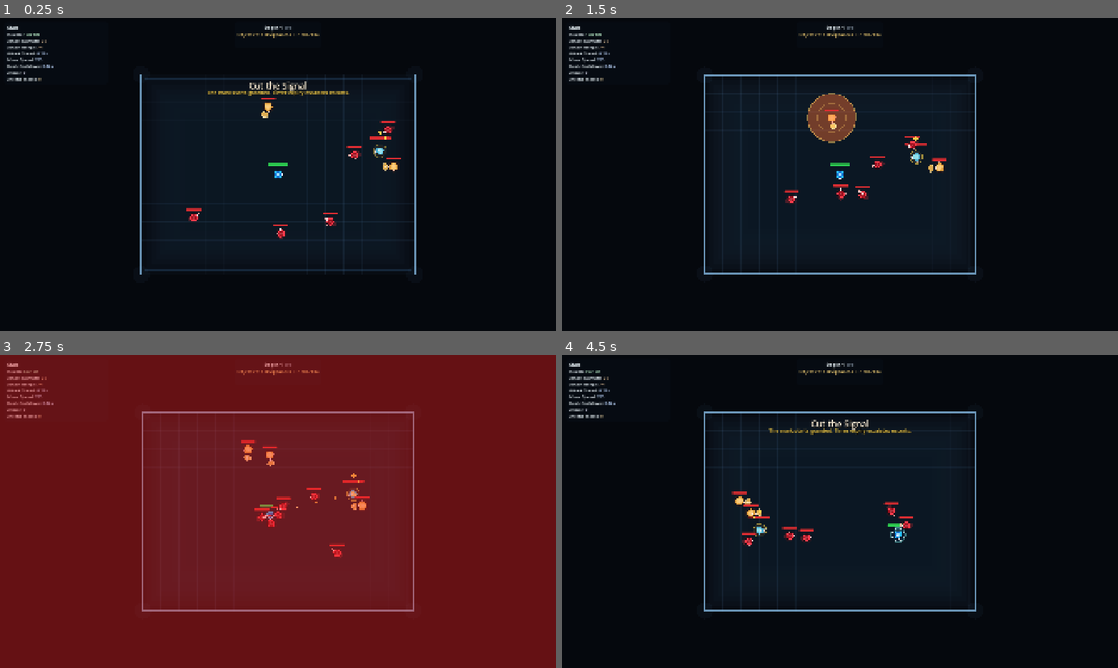
Above: before the commit, frames 1-4 (two rows, left to right).
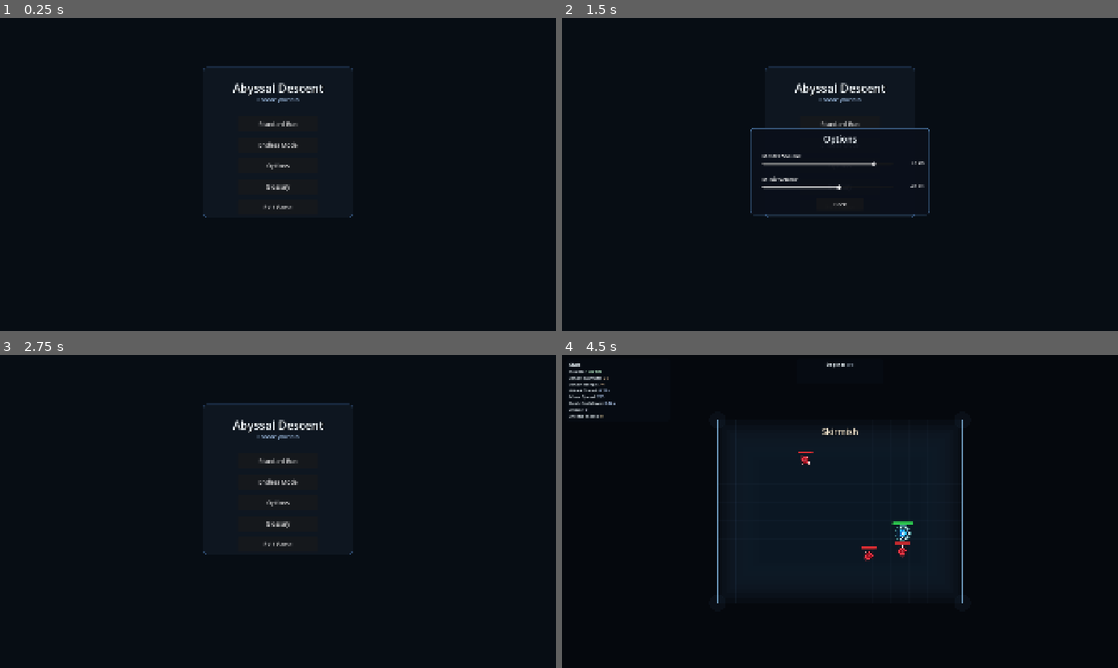
Above: after the commit, the same moments.

Repository: Excellund/AbyssalDescent
Game: Godot game, scene res://scenes/Menu.tscn
Two runs of this game, one before a commit and one after it. Both use one fixed random seed, a clock stepped at 60 frames per second and the inputs below. Sound files missing from this copy of the repository are replaced by a short silence.
Inputs (mouse positions are in pixels of both pictures, inside the frame that each line leads up to):
- Up to frame 1 (0.25 s): no input
- Up to frame 2 (1.5 s): click (840, 165) at 0.5 s, where only the run after the commit has a clickable "Options"; click (840, 187) at 1.25 s, where only the run after the commit has a clickable "Glossary"
- Up to frame 3 (2.75 s): click (278, 542) at 2 s, where only the run after the commit has a clickable "Back"
- Up to frame 4 (4.5 s): click (840, 483) at 2.75 s, where only the run after the commit has a clickable "Endless Mode"; move the mouse to (962, 495) at 3.52 s; hold D (move_right) 3.53-4.28 s; click (962, 495) at 3.6 s; tap Space (dash) at 3.8, 4.35 s; move the mouse to (728, 527) at 4.27 s; hold S (move_down) from 4.28 s (still down)

The runs differ from the first frame. In frame 1, 4.2% of the frame differs, in the area x 1-75%, y 2-82%; in frame 2, 5.5%; in frame 3, 100%, in the area x 0-100%, y 0-100%; in frame 4, 2.8%.

Commit message:
Add glossary UI and glossary data

Diff:
--- a/scenes/Main.tscn
+++ b/scenes/Main.tscn
@@ -11,6 +11,5 @@
 boss_room_music = ExtResource("3_vcsgt")
 music_volume_db = -50.0
 debug_start_power_ids = PackedStringArray("reaper_step", "phantom_step")
-debug_start_encounter = 7
 
 [node name="Player" parent="." unique_id=1831438957 instance=ExtResource("1_elqb8")]
--- a/scripts/menu_controller.gd
+++ b/scripts/menu_controller.gd
@@ -4,9 +4,11 @@
 const RUN_CONTEXT_PATH := "/root/RunContext"
 const MENU_MUSIC := preload("res://music/msx1.mp3")
 const ENUMS := preload("res://scripts/shared/enums.gd")
+const GLOSSARY_DATA := preload("res://scripts/shared/glossary_data.gd")
 
 var root_panel: Panel
 var options_panel: Panel
+var glossary_panel: Panel
 var master_slider: HSlider
 var music_slider: HSlider
 var master_value_label: Label
@@ -45,6 +47,10 @@
 	if event.is_action_pressed("ui_cancel") and options_panel != null and options_panel.visible:
 		options_panel.visible = false
 		get_viewport().set_input_as_handled()
+		return
+	if event.is_action_pressed("ui_cancel") and glossary_panel != null and glossary_panel.visible:
+		glossary_panel.visible = false
+		get_viewport().set_input_as_handled()
 
 func _build_ui() -> void:
 	var backdrop := ColorRect.new()
@@ -96,13 +102,21 @@
 	options_button.pressed.connect(_on_options_pressed)
 	root_panel.add_child(options_button)
 
-	var exit_button := _make_menu_button("Exit Game", Vector2(120.0, 386.0))
+	var glossary_button := _make_menu_button("Glossary", Vector2(120.0, 386.0))
+	glossary_button.pressed.connect(_on_glossary_pressed)
+	root_panel.add_child(glossary_button)
+
+	var exit_button := _make_menu_button("Exit Game", Vector2(120.0, 458.0))
 	exit_button.pressed.connect(_on_exit_pressed)
 	root_panel.add_child(exit_button)
 
 	options_panel = _build_options_panel()
 	options_panel.visible = false
 	add_child(options_panel)
+
+	glossary_panel = _build_glossary_panel()
+	glossary_panel.visible = false
+	add_child(glossary_panel)
 
 func _make_menu_button(text: String, pos: Vector2) -> Button:
 	var button := Button.new()
@@ -199,9 +213,62 @@
 func _on_options_pressed() -> void:
 	if options_panel != null:
 		options_panel.visible = true
+	if glossary_panel != null:
+		glossary_panel.visible = false
+
+func _on_glossary_pressed() -> void:
+	if glossary_panel != null:
+		glossary_panel.visible = true
+	if options_panel != null:
+		options_panel.visible = false
 
 func _on_exit_pressed() -> void:
 	get_tree().quit()
+
+func _build_glossary_panel() -> Panel:
+	var panel := Panel.new()
+	panel.custom_minimum_size = Vector2(760.0, 520.0)
+	panel.position = Vector2(580.0, 160.0)
+	var style := StyleBoxFlat.new()
+	style.bg_color = Color(0.04, 0.06, 0.1, 0.96)
+	style.border_color = Color(0.44, 0.7, 0.96, 0.74)
+	style.set_border_width_all(2)
+	style.set_corner_radius_all(12)
+	panel.add_theme_stylebox_override("panel", style)
+
+	var title := Label.new()
+	title.text = "Glossary"
+	title.position = Vector2(0.0, 16.0)
+	title.custom_minimum_size = Vector2(760.0, 32.0)
+	title.horizontal_alignment = HORIZONTAL_ALIGNMENT_CENTER
+	title.add_theme_font_size_override("font_size", 30)
+	title.add_theme_color_override("font_color", Color(0.95, 0.98, 1.0, 0.98))
+	panel.add_child(title)
+
+	var body := RichTextLabel.new()
+	body.position = Vector2(28.0, 62.0)
+	body.custom_minimum_size = Vector2(704.0, 396.0)
+	body.bbcode_enabled = true
+	body.fit_content = false
+	body.scroll_active = true
+	body.selection_enabled = false
+	body.add_theme_font_size_override("normal_font_size", 16)
+	body.add_theme_color_override("default_color", Color(0.86, 0.94, 1.0, 0.96))
+	body.text = GLOSSARY_DATA.glossary_bbcode()
+	panel.add_child(body)
+
+	var back_button := Button.new()
+	back_button.text = "Back"
+	back_button.position = Vector2(300.0, 468.0)
+	back_button.custom_minimum_size = Vector2(160.0, 40.0)
+	back_button.add_theme_font_size_override("font_size", 18)
+	back_button.pressed.connect(func() -> void:
+		if glossary_panel != null:
+			glossary_panel.visible = false
+	)
+	panel.add_child(back_button)
+
+	return panel
 
 func _on_master_volume_changed(value: float) -> void:
 	_apply_options(value, music_slider.value)
--- a/scripts/pause_menu_controller.gd
+++ b/scripts/pause_menu_controller.gd
@@ -1,4 +1,6 @@
 extends Node
+
+const GLOSSARY_DATA := preload("res://scripts/shared/glossary_data.gd")
 
 signal pause_opened
 signal pause_closed
@@ -11,6 +13,7 @@
 var pause_menu_layer: CanvasLayer
 var pause_menu_panel: Panel
 var pause_options_panel: Panel
+var pause_glossary_panel: Panel
 var pause_master_slider: HSlider
 var pause_music_slider: HSlider
 var pause_master_value_label: Label
@@ -27,6 +30,9 @@
 
 func is_options_open() -> bool:
 	return pause_options_panel != null and pause_options_panel.visible
+
+func is_glossary_open() -> bool:
+	return pause_glossary_panel != null and pause_glossary_panel.visible
 
 func open() -> void:
 	pause_menu_visible = true
@@ -34,6 +40,8 @@
 		pause_menu_layer.visible = true
 	if pause_options_panel != null:
 		pause_options_panel.visible = false
+	if pause_glossary_panel != null:
+		pause_glossary_panel.visible = false
 	_sync_pause_options_from_context()
 	Input.set_mouse_mode(Input.MOUSE_MODE_VISIBLE)
 	pause_opened.emit()
@@ -47,6 +55,12 @@
 func close_options() -> void:
 	if pause_options_panel != null:
 		pause_options_panel.visible = false
+	if pause_glossary_panel != null:
+		pause_glossary_panel.visible = false
+
+func close_glossary() -> void:
+	if pause_glossary_panel != null:
+		pause_glossary_panel.visible = false
 
 func _create_pause_menu_ui() -> void:
 	pause_menu_layer = CanvasLayer.new()
@@ -60,7 +74,7 @@
 	pause_menu_layer.add_child(backdrop)
 
 	pause_menu_panel = Panel.new()
-	pause_menu_panel.custom_minimum_size = Vector2(440.0, 340.0)
+	pause_menu_panel.custom_minimum_size = Vector2(440.0, 420.0)
 	pause_menu_panel.position = Vector2(740.0, 260.0)
 	var panel_style := StyleBoxFlat.new()
 	panel_style.bg_color = Color(0.06, 0.09, 0.13, 0.94)
@@ -95,10 +109,21 @@
 	options_button.pressed.connect(func() -> void:
 		if pause_options_panel != null:
 			pause_options_panel.visible = true
+		if pause_glossary_panel != null:
+			pause_glossary_panel.visible = false
 	)
 	pause_menu_panel.add_child(options_button)
 
-	var exit_button := _make_pause_button("Exit Game", Vector2(80.0, 268.0))
+	var glossary_button := _make_pause_button("Glossary", Vector2(80.0, 268.0))
+	glossary_button.pressed.connect(func() -> void:
+		if pause_glossary_panel != null:
+			pause_glossary_panel.visible = true
+		if pause_options_panel != null:
+			pause_options_panel.visible = false
+	)
+	pause_menu_panel.add_child(glossary_button)
+
+	var exit_button := _make_pause_button("Exit Game", Vector2(80.0, 328.0))
 	exit_button.pressed.connect(func() -> void:
 		exit_game_requested.emit()
 	)
@@ -107,6 +132,10 @@
 	pause_options_panel = _build_pause_options_panel()
 	pause_options_panel.visible = false
 	pause_menu_layer.add_child(pause_options_panel)
+
+	pause_glossary_panel = _build_pause_glossary_panel()
+	pause_glossary_panel.visible = false
+	pause_menu_layer.add_child(pause_glossary_panel)
 
 	pause_menu_layer.visible = false
 
@@ -190,6 +219,51 @@
 	back_button.pressed.connect(func() -> void:
 		if pause_options_panel != null:
 			pause_options_panel.visible = false
+	)
+	panel.add_child(back_button)
+
+	return panel
+
+func _build_pause_glossary_panel() -> Panel:
+	var panel := Panel.new()
+	panel.custom_minimum_size = Vector2(760.0, 520.0)
+	panel.position = Vector2(580.0, 160.0)
+	var style := StyleBoxFlat.new()
+	style.bg_color = Color(0.04, 0.06, 0.1, 0.96)
+	style.border_color = Color(0.44, 0.7, 0.96, 0.74)
+	style.set_border_width_all(2)
+	style.set_corner_radius_all(12)
+	panel.add_theme_stylebox_override("panel", style)
+
+	var title := Label.new()
+	title.text = "Glossary"
+	title.position = Vector2(0.0, 16.0)
+	title.custom_minimum_size = Vector2(760.0, 32.0)
+	title.horizontal_alignment = HORIZONTAL_ALIGNMENT_CENTER
+	title.add_theme_font_size_override("font_size", 30)
+	title.add_theme_color_override("font_color", Color(0.95, 0.98, 1.0, 0.98))
+	panel.add_child(title)
+
+	var body := RichTextLabel.new()
+	body.position = Vector2(28.0, 62.0)
+	body.custom_minimum_size = Vector2(704.0, 396.0)
+	body.bbcode_enabled = true
+	body.fit_content = false
+	body.scroll_active = true
+	body.selection_enabled = false
+	body.add_theme_font_size_override("normal_font_size", 16)
+	body.add_theme_color_override("default_color", Color(0.86, 0.94, 1.0, 0.96))
+	body.text = GLOSSARY_DATA.glossary_bbcode()
+	panel.add_child(body)
+
+	var back_button := Button.new()
+	back_button.text = "Back"
+	back_button.position = Vector2(300.0, 468.0)
+	back_button.custom_minimum_size = Vector2(160.0, 40.0)
+	back_button.add_theme_font_size_override("font_size", 18)
+	back_button.pressed.connect(func() -> void:
+		if pause_glossary_panel != null:
+			pause_glossary_panel.visible = false
 	)
 	panel.add_child(back_button)
 
--- /dev/null
+++ b/scripts/shared/glossary_data.gd
@@ -0,0 +1,98 @@
+extends RefCounted
+
+static func _encounter_rows() -> Array[Dictionary]:
+	return [
+		{
+			"name": "Skirmish",
+			"desc": "Standard combat room with mixed enemies.",
+		},
+		{
+			"name": "Crossfire",
+			"desc": "Hard combat layout with ranged pressure and flanking lanes.",
+		},
+		{
+			"name": "Onslaught",
+			"desc": "Aggressive melee-heavy wave mix that keeps close pressure.",
+		},
+		{
+			"name": "Fortress",
+			"desc": "Defensive enemy formation with shielders anchoring the fight.",
+		},
+		{
+			"name": "Trial",
+			"desc": "Hard encounter variant with an additional enemy mutator modifier.",
+		},
+		{
+			"name": "Last Stand",
+			"desc": "Survive the timer, then finish the kill quota to clear.",
+		},
+		{
+			"name": "Cut the Signal",
+			"desc": "Hunt the marked target. It retreats at health thresholds.",
+		},
+		{
+			"name": "Rest Site",
+			"desc": "Non-combat room that restores health before the next fight.",
+		},
+		{
+			"name": "Boss",
+			"desc": "Defeat the Warden to finish the run or enter endless scaling.",
+		},
+	]
+
+static func _mutator_rows() -> Array[Dictionary]:
+	return [
+		{
+			"name": "Blood Rush",
+			"color": Color(0.95, 0.22, 0.28, 1.0),
+			"icon": "res://assets/ui/mutators/blood_rush.svg",
+			"desc": "Aggressive melee pace. Enemies hit harder and pressure up close.",
+		},
+		{
+			"name": "Flashpoint",
+			"color": Color(0.68, 0.40, 1.0, 1.0),
+			"icon": "res://assets/ui/mutators/flashpoint.svg",
+			"desc": "Faster enemy windups and tighter attack windows.",
+		},
+		{
+			"name": "Siegebreak",
+			"color": Color(0.96, 0.58, 0.18, 1.0),
+			"icon": "res://assets/ui/mutators/siegebreak.svg",
+			"desc": "Higher durability and frontline pressure from heavy units.",
+		},
+		{
+			"name": "Iron Volley",
+			"color": Color(0.32, 0.82, 0.56, 1.0),
+			"icon": "res://assets/ui/mutators/iron_volley.svg",
+			"desc": "Ranged enemies attack more often and punish open movement.",
+		},
+		{
+			"name": "Killbox",
+			"color": Color(0.98, 0.72, 0.2, 1.0),
+			"icon": "res://assets/ui/mutators/killbox.svg",
+			"desc": "Arena pressure rises over time; kiting space becomes risky.",
+		},
+	]
+
+static func _color_hex(color: Color) -> String:
+	return "#" + color.to_html(false)
+
+static func _mutator_title_bbcode(row: Dictionary) -> String:
+	var name := String(row.get("name", ""))
+	var icon_path := String(row.get("icon", ""))
+	var title := "[b]%s[/b]" % name
+	if not icon_path.is_empty():
+		title = "[img=16x16]%s[/img]  %s" % [icon_path, title]
+	var color := row.get("color", Color(0.86, 0.94, 1.0, 1.0)) as Color
+	return "[color=%s]%s[/color]" % [_color_hex(color), title]
+
+static func glossary_bbcode() -> String:
+	var lines: Array[String] = []
+	lines.append("[center][b]Encounters[/b][/center]")
+	for row in _encounter_rows():
+		lines.append("[b]%s[/b]: %s" % [row.get("name", ""), row.get("desc", "")])
+	lines.append("")
+	lines.append("[center][b]Mutators[/b][/center]")
+	for row in _mutator_rows():
+		lines.append("%s: %s" % [_mutator_title_bbcode(row), row.get("desc", "")])
+	return "\n".join(lines)
--- a/scripts/world_generator.gd
+++ b/scripts/world_generator.gd
@@ -467,6 +467,10 @@
 		pause_menu_controller.call("close_options")
 		get_viewport().set_input_as_handled()
 		return
+	if bool(pause_menu_controller.call("is_open")) and bool(pause_menu_controller.call("is_glossary_open")):
+		pause_menu_controller.call("close_glossary")
+		get_viewport().set_input_as_handled()
+		return
 	if bool(pause_menu_controller.call("is_open")):
 		pause_menu_controller.call("close")
 		get_viewport().set_input_as_handled()
@@ -526,8 +530,7 @@
 		objective_spawn_interval = maxf(0.45, objective_spawn_interval * 0.65)
 		objective_spawn_batch = mini(7, objective_spawn_batch + 1)
 		objective_spawn_timer = 0.1
-		var kills_left := maxi(0, objective_kill_target - objective_kills)
-		hud.show_banner("Overtime", "%d kills remaining" % kills_left)
+		hud.show_banner("Overtime", "")
 
 func _update_priority_target_objective_state(delta: float) -> void:
 	if choosing_next_room or run_cleared:
@@ -555,7 +558,7 @@
 		objective_spawn_batch = mini(6, objective_spawn_batch + 1)
 		objective_spawn_timer = 0.15
 		_enrage_priority_target()
-		hud.show_banner("Signal Escalating", "Escorts intensify and the mark speeds up")
+		hud.show_banner("Signal Escalating", "")
 
 func _spawn_survival_wave() -> void:
 	if not is_instance_valid(enemy_spawner):
@@ -598,7 +601,7 @@
 		var enemy_type := roster[rng.randi_range(0, roster.size() - 1)]
 		active_room_enemy_count += int(enemy_spawner.call("spawn_enemy_type", enemy_type, 1))
 
-func _complete_current_objective(title: String, subtitle: String) -> void:
+func _complete_current_objective(title: String, _subtitle: String) -> void:
 	active_objective_kind = ""
 	objective_spawn_timer = 0.0
 	objective_time_left = 0.0
@@ -610,7 +613,7 @@
 	_clear_priority_target_dash_line()
 	_clear_all_enemies()
 	active_room_enemy_count = 0
-	hud.show_banner(title, subtitle)
+	hud.show_banner(title, "")
 	_on_room_cleared()
 
 func _spawn_priority_target_enemy() -> void:
@@ -665,7 +668,7 @@
 		escort.global_position = _clamp_position_to_current_room(anchor + Vector2.RIGHT.rotated(angle) * radius, 44.0)
 		active_room_enemy_count += 1
 	objective_spawn_timer = maxf(objective_spawn_timer, objective_spawn_interval)
-	hud.show_banner("Mark Spotted", "Cut through the escort and drop the signal")
+	hud.show_banner("Mark Spotted", "")
 
 func _check_priority_target_relocation_threshold() -> void:
 	if not is_instance_valid(objective_target_enemy):
@@ -685,7 +688,7 @@
 		objective_target_enemy.call("set_health_threshold_marker_progress", objective_target_next_flee_index)
 	_relocate_priority_target(threshold_ratio)
 
-func _relocate_priority_target(threshold_ratio: float) -> void:
+func _relocate_priority_target(_threshold_ratio: float) -> void:
 	if not is_instance_valid(objective_target_enemy):
 		return
 	var old_position := objective_target_enemy.global_position
@@ -696,8 +699,7 @@
 	objective_target_enemy.velocity = Vector2.ZERO
 	_show_priority_target_dash_line(old_position, new_position)
 	_spawn_priority_target_relocation_escorts(new_position)
-	var threshold_percent := int(round(threshold_ratio * 100.0))
-	hud.show_banner("Signal Breakaway", "%d%% threshold hit. The mark dashes away." % threshold_percent)
+	hud.show_banner("Signal Breakaway", "")
 
 func _pick_priority_target_relocation_position(old_position: Vector2) -> Vector2:
 	if not is_instance_valid(enemy_spawner):
@@ -844,6 +846,7 @@
 func _get_hud_state() -> Dictionary:
 	return {
 		"room_size": current_room_size,
+		"current_room_label": current_room_label,
 		"rooms_cleared": rooms_cleared,
 		"room_depth": room_depth,
 		"run_cleared": run_cleared,
@@ -943,7 +946,7 @@
 		room_depth += 1
 		boss_unlocked = false
 		pending_room_reward = ENUMS.RewardMode.NONE
-		hud.show_banner("Boss Defeated", "Endless continues")
+		hud.show_banner("Boss Defeated", "")
 		_spawn_door_options()
 		return
 	if run_cleared:
@@ -1139,16 +1142,16 @@
 	current_room_label = ENCOUNTER_CONTRACTS.profile_label(profile)
 	current_room_enemy_mutator = ENCOUNTER_CONTRACTS.profile_enemy_mutator(profile)
 	var mutator_name := ENCOUNTER_CONTRACTS.mutator_name(current_room_enemy_mutator)
-	var room_subtitle := ""
+	var _room_subtitle := ""
 	var sub_color := Color(0.78, 0.9, 1.0, 0.92)
 	if not mutator_name.is_empty():
 		var banner_suffix := ENCOUNTER_CONTRACTS.mutator_banner_suffix(current_room_enemy_mutator)
-		room_subtitle = mutator_name
+		_room_subtitle = mutator_name
 		if not banner_suffix.is_empty():
-			room_subtitle += "  -  " + banner_suffix
+			_room_subtitle += "  -  " + banner_suffix
 		sub_color = ENCOUNTER_CONTRACTS.mutator_theme_color(current_room_enemy_mutator, sub_color)
 		sub_color.a = 0.92
-	hud.show_banner(current_room_label, room_subtitle, sub_color)
+	hud.show_banner(current_room_label, "", sub_color)
 	if is_instance_valid(enemy_spawner):
 		enemy_spawner.call("configure_room", current_room_size, spawn_padding, spawn_safe_radius, current_room_enemy_mutator)
 	_apply_camera_bounds_for_room(current_room_size)
@@ -1164,7 +1167,6 @@
 		objective_kill_target = int(ceil(float(raw_kill_target) / 5.0)) * 5
 		objective_kills = 0
 		objective_overtime = false
-		hud.show_banner(current_room_label, "Survive %.0fs and kill %d" % [objective_time_left, objective_kill_target], sub_color)
 	elif active_objective_kind == "priority_target":
 		objective_target_type = ENCOUNTER_CONTRACTS.profile_objective_target_type(profile)
 		if objective_target_type.is_empty():
@@ -1177,13 +1179,12 @@
 		objective_max_enemies = 12 + int(floor(float(room_depth) * 0.6))
 		objective_overtime = false
 		_spawn_priority_target_enemy()
-		hud.show_banner(current_room_label, "The mark starts guarded. Timer expiry escalates escorts.", Color(1.0, 0.84, 0.3, 0.95))
 
 func _enter_rest_site() -> void:
 	in_boss_room = false
 	_play_room_music(false)
 	current_room_label = "Rest Site"
-	hud.show_banner("Rest Site", "Recovering...")
+	hud.show_banner("Rest Site", "")
 	current_room_static_camera = true
 	_advance_room_progress()
 	if is_instance_valid(player) and player.has_method("heal"):
@@ -1206,7 +1207,7 @@
 	current_room_size = Vector2(1260.0, 900.0)
 	current_room_static_camera = false
 	current_room_label = "Boss Chamber: The Warden"
-	hud.show_banner("Boss Chamber", "The Warden")
+	hud.show_banner("Boss Chamber", "")
 	_apply_camera_bounds_for_room(current_room_size)
 	active_room_enemy_count = 1
 	var boss := CharacterBody2D.new()
--- a/scripts/world_hud.gd
+++ b/scripts/world_hud.gd
@@ -42,26 +42,25 @@
 func show_banner(title: String, subtitle: String, subtitle_color: Color = Color(0.78, 0.9, 1.0, 0.92)) -> void:
 	if room_banner_title_label == null or room_banner_subtitle_label == null:
 		return
+	if subtitle_color.a < -1.0:
+		room_banner_title_label.text = subtitle
 	if is_instance_valid(room_banner_tween):
 		room_banner_tween.kill()
-	room_banner_subtitle_label.add_theme_color_override("font_color", subtitle_color)
 	room_banner_title_label.text = title
-	room_banner_subtitle_label.text = subtitle
 	var viewport := get_viewport()
 	if viewport != null:
 		_update_banner_layout(_cached_room_size, viewport.get_canvas_transform(), viewport.get_visible_rect().size)
 	room_banner_title_label.modulate.a = 0.0
-	room_banner_subtitle_label.modulate.a = 0.0
+	room_banner_subtitle_label.visible = false
 	room_banner_tween = create_tween()
 	room_banner_tween.tween_property(room_banner_title_label, "modulate:a", 1.0, 0.2)
-	if subtitle.is_empty():
-		room_banner_subtitle_label.visible = false
-	else:
-		room_banner_subtitle_label.visible = true
-		room_banner_tween.parallel().tween_property(room_banner_subtitle_label, "modulate:a", 1.0, 0.2)
 	room_banner_tween.tween_interval(0.95)
 	room_banner_tween.tween_property(room_banner_title_label, "modulate:a", 0.0, 0.24)
-	room_banner_tween.parallel().tween_property(room_banner_subtitle_label, "modulate:a", 0.0, 0.24)
+
+func show_notice(text: String, text_color: Color = Color(0.78, 0.9, 1.0, 0.92), duration: float = -1.0) -> void:
+	# Transient combat notices were removed to keep gameplay readable.
+	if duration < -9999.0 and text_color.a < -1.0:
+		room_banner_subtitle_label.text = text
 
 func _create_hud() -> void:
 	var layer := CanvasLayer.new()
@@ -187,6 +186,7 @@
 	room_banner_subtitle_label.modulate.a = 0.0
 	banner_container.add_child(room_banner_subtitle_label)
 
+
 func _update_banner_layout(room_size: Vector2, canvas_xform: Transform2D, viewport_size: Vector2) -> void:
 	if room_banner_title_label == null or room_banner_subtitle_label == null:
 		return
Not shown, added: scripts/shared/glossary_data.gd.uid
